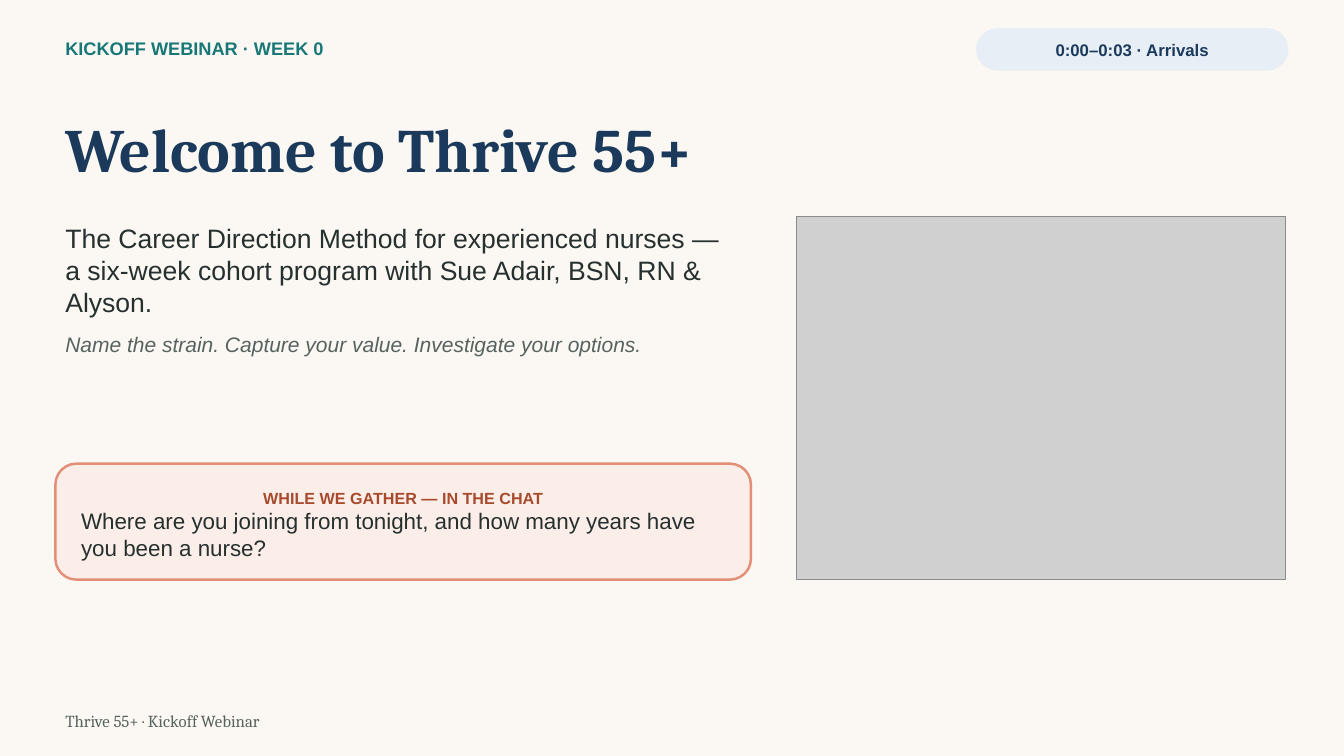
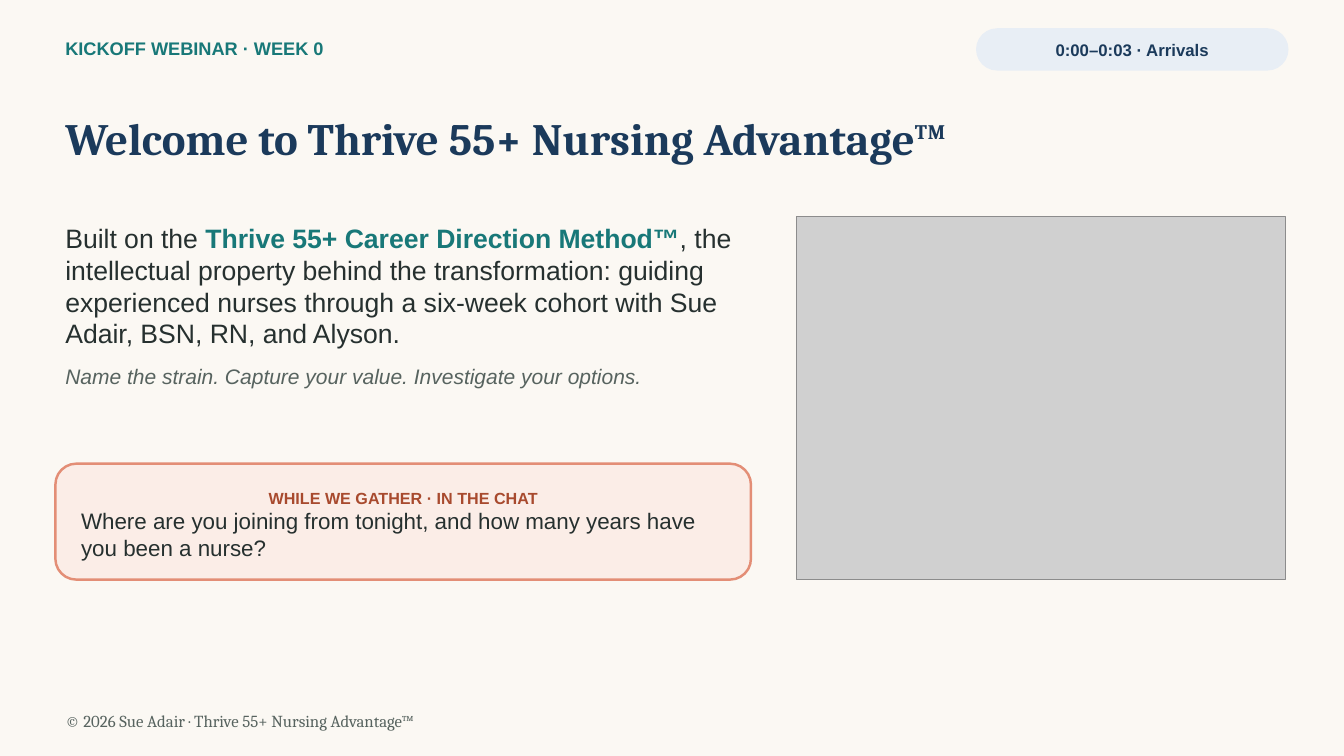
Before and after one commit to MissTully/Thrive-55, a slide deck: slide 2 of webinars/Thrive55_Week0_Kickoff_Zoom.pptx. Drawn at 1344x756 pixels with LibreOffice and Linux fonts; fonts in the diff are those of the drawing; grey boxes stand for pictures. Boxes give left, top, right and bottom in pixels: in the first picture for what was removed or moved away, otherwise in the second. Text is boxed around its words. In the diff, an @@ line names an element or a change of style, - is before the commit and + after.

```diff
--- a/webinars/Thrive55_Week0_Kickoff_Zoom.pptx
+++ b/webinars/Thrive55_Week0_Kickoff_Zoom.pptx
@@ text at (65,124,946,165): text changed; size 44 to 32 pt @@
-Welcome to Thrive 55+
+Welcome to Thrive 55+ Nursing Advantage™
@@ text at (65,228,731,349): text changed @@
-The Career Direction Method for experienced nurses — a six-week cohort program with Sue Adair, BSN, RN & Alyson.
+Built on the Thrive 55+ Career Direction Method™, the intellectual property behind the transformation: guiding experienced nurses through a six-week cohort with Sue Adair, BSN, RN, and Alyson.
@@ text in rounded rectangle at (269,492,538,504): text changed @@
-WHILE WE GATHER — IN THE CHAT
+WHILE WE GATHER · IN THE CHAT
@@ text at (83,715,414,731): text changed @@
-Thrive 55+ · Kickoff Webinar
+© 2026 Sue Adair · Thrive 55+ Nursing Advantage™
```
Also in this commit, not shown: 16 other slides changed.
